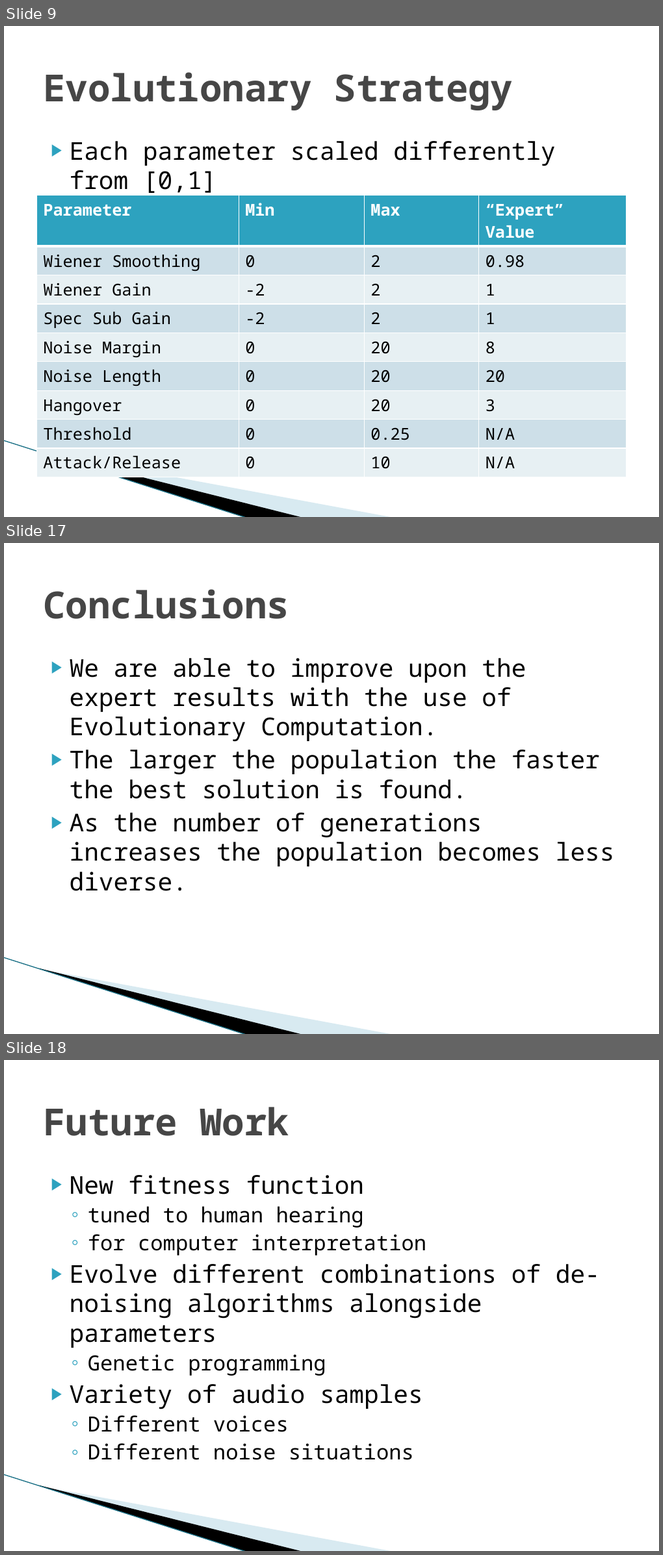
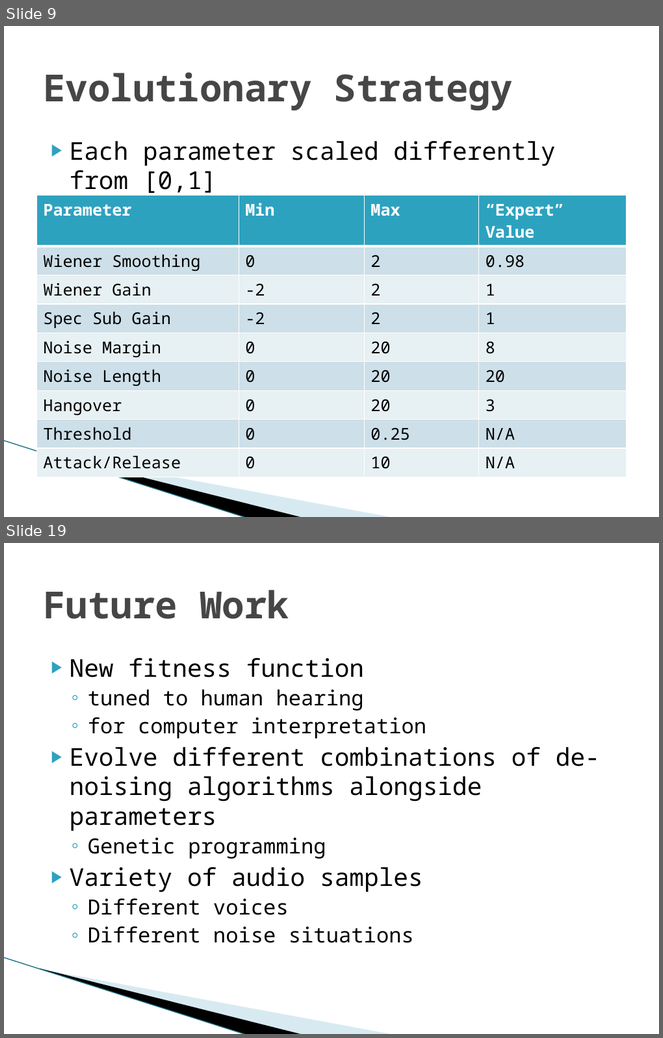
Before and after one commit to vfasburg/cse_848, a slide deck: project/848_Project_Presentation_Fasburg_Thomas.pptx. Shown one above the other, each under a label of ours: slides 9, 17 and 18 before the commit, slides 9 and 19 after it; the slides between them are not shown. The pictures are 663x1555 and 663x1038 pixels, drawn with LibreOffice and Linux fonts; fonts in the diff are those of the drawing; background and template pictures are left out. Boxes give left, top, right and bottom in pixels: in the first picture for what was removed or moved away, otherwise in the second. Text is boxed around its words. In the diff, an @@ line names an element or a change of style, - is before the commit and + after.

```diff
--- a/project/848_Project_Presentation_Fasburg_Thomas.pptx
+++ b/project/848_Project_Presentation_Fasburg_Thomas.pptx
@@ slide 17 removed at <box>4,543,659,1034</box>, background #FFFFFF; not listed: 3 template elements that a slide beside it also shows @@
@@ title removed at <box>43,589,289,619</box> @@
-Conclusions
@@ text removed at <box>70,658,615,891</box> @@
-▶ We are able to improve upon the expert results with the use of Evolutionary Computation.
-▶ The larger the population the faster the best solution is found.
-▶ As the number of generations increases the population becomes less diverse.
@@ what was slide 18 is now slide 19 @@
```
Also in this commit, not shown: 6 slides changed, 2 slides added, 1 other file.
